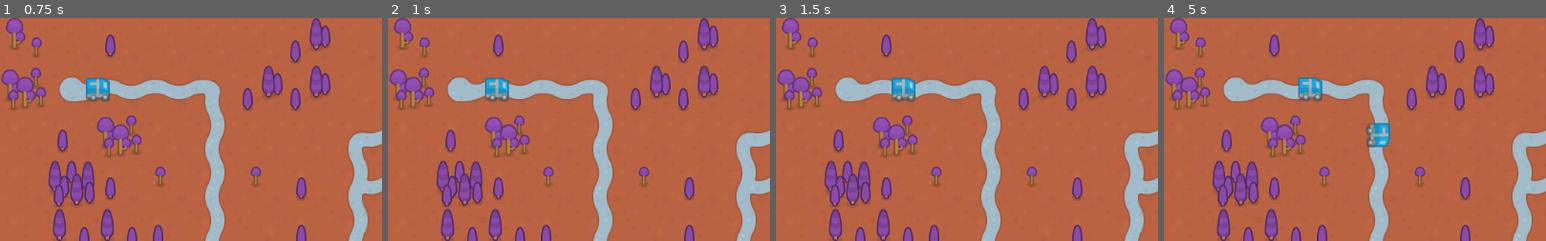
Above: before the commit, frames 1-4 (left to right).
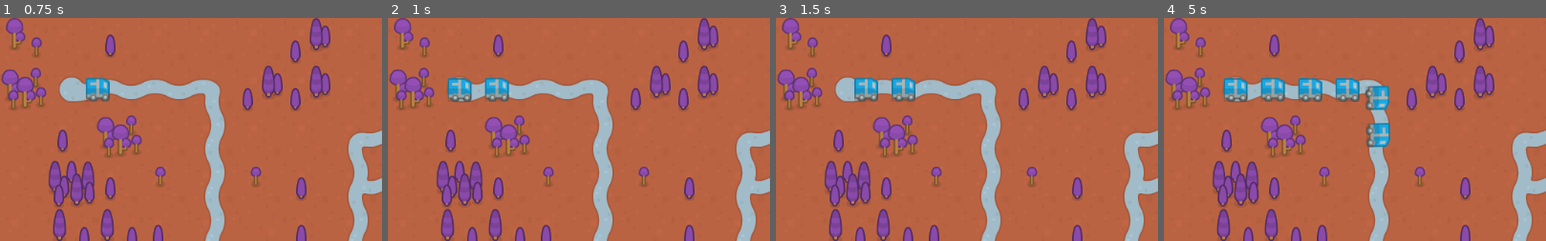
Above: after the commit, the same moments.

Repository: smithmd/GodotTD
Game: Godot game, scene res://Main.tscn
Same seed, same stepped clock (60 frames per second), same inputs: the game is played once before the commit and once after it.
Inputs:
- Up to frame 1 (0.75 s): tap Enter at 0.5 s
- Up to frame 2 (1 s): no input
- Up to frame 3 (1.5 s): no input
- Up to frame 4 (5 s): no input
The pictures show only the part of the screen within x 0-50%, y 0-50%; the shares and areas given below are measured in that part.

Frame 1 is identical in both runs. In frame 2, 0.6% of the frame differs, in the area x 15-22%, y 26-38%; in frame 3, 0.6%; in frame 4, 2.6%, in the area x 15-59%, y 26-42%.

Commit message:
Decks sorta work
...sorta

Diff:
--- a/Card.tscn
+++ b/Card.tscn
@@ -2,6 +2,6 @@
 
 [ext_resource path="res://Card.gd" type="Script" id=1]
 
-[node name="Card" type="Node2D"]
+[node name="Card" type="Node2D" index="0"]
 
 script = ExtResource( 1 )
--- a/Main.gd
+++ b/Main.gd
@@ -3,16 +3,17 @@
 export (PackedScene) var Enemy
 var enemies = []
 var unit_cards = []
+var card_dictionary = {}
 var enemy_cards = []
 var player_deck = []
 
 func _ready():
-	load_deck()
 	randomize()
 	spawn_enemy()
 	$Spawn.start()
 	load_cards()
-	ground_battle(enemy_cards[0],unit_cards[0])
+	load_deck()
+	ground_battle(enemy_cards[0],player_deck[0])
 	save_deck()
 
 func _on_Enemy_Walk_timeout():
@@ -59,6 +60,7 @@
 		for card in card_data:
 			if card.type == "unit":
 				unit_cards.append(add_unit_card(card))
+				card_dictionary[int(card.number)] = add_unit_card(card)
 			elif card.type == "enemy":
 				enemy_cards.append(add_unit_card(card))
 			else:
@@ -96,18 +98,8 @@
 	deck_file.store_line("[")
 	for card in player_deck:
 		index += 1
-		# Do we just save level and XP? or whole card?
 		var card_info = {
-			"card_name" : card.card_name,
-			"GFX" : card.GFX,
 			"number" : card.number,
-			"type" : card.type,
-			"stat_int" : card.stat_int,
-			"stat_dex" : card.stat_dex,
-			"stat_str" : card.stat_str,
-			"unit_class" : card.unit_class,
-			"primary_stat" : card.primary_stat,
-			"hitpoints" : card.hitpoints,
 			"XP" : card.XP,
 			"level" : card.level
 		}
@@ -119,7 +111,13 @@
 	deck_file.close()
 
 func load_deck():
+	print("Loading deck!")
 	var deck_file = File.new()
 	deck_file.open("deck.json", File.READ_WRITE)
-	player_deck = parse_json(deck_file.get_as_text())
+	var deck = parse_json(deck_file.get_as_text())
+	for card in deck:
+		var this_card = card_dictionary[int(card.number)]
+		this_card.XP = card.XP
+		this_card.level = card.level
+		player_deck.append(this_card)
 	deck_file.close()
--- a/Main.tscn
+++ b/Main.tscn
@@ -8,17 +8,17 @@
 
 bake_interval = 5.0
 _data = {
-"points": PoolVector2Array( 0, 0, 0, 0, -1.32684, 1.32684, 0, 0, 0, 0, 188.411, 0, 0, 0, 0, 0, 195.709, 325.076, 0, 0, 0, 0, 319.105, 316.451, 0, 0, 0, 0, 318.442, 256.08, 0, 0, 0, 0, 383.457, 250.109, 0, 0, 0, 0, 383.457, 68.9957, 0, 0, 0, 0, 575.849, 61.6981, 0, 0, 0, 0, 574.522, 3.31711, 0, 0, 0, 0, 705.879, -4.64394, 0, 0, 0, 0, 701.235, -59.7078, 0, 0, 0, 0, 759.616, -67.6689, 0, 0, 0, 0, 772.221, -0.663422, 0, 0, 0, 0, 829.275, -2.65368 )
+"points": PoolVector2Array( 0, 0, 0, 0, -1.32684, 0, 0, 0, 0, 0, 189.075, 0, 0, 0, 0, 0, 194.382, 322.422, 0, 0, 0, 0, 318.442, 317.778, 0, 0, 0, 0, 319.769, 260.724, 0, 0, 0, 0, 383.457, 248.783, 0, 0, 0, 0, 383.457, 128.04, 0, 0, 0, 0, 632.903, 123.396, 0, 0, 0, 0, 640.201, 185.094, 0, 0, 0, 0, 572.532, 195.046, 0, 0, 0, 0, 577.839, 385.447, 0, 0, 0, 0, 640.864, 380.803, 0, 0, 0, 0, 637.547, 330.383, 0, 0, 0, 0, 701.899, 317.115 )
 }
 
 [sub_resource type="Curve2D" id=2]
 
 bake_interval = 5.0
 _data = {
-"points": PoolVector2Array( 0, 0, 0, 0, -1.32684, 0, 0, 0, 0, 0, 189.075, 0, 0, 0, 0, 0, 194.382, 322.422, 0, 0, 0, 0, 318.442, 317.778, 0, 0, 0, 0, 319.769, 260.724, 0, 0, 0, 0, 383.457, 248.783, 0, 0, 0, 0, 383.457, 128.04, 0, 0, 0, 0, 632.903, 123.396, 0, 0, 0, 0, 640.201, 185.094, 0, 0, 0, 0, 572.532, 195.046, 0, 0, 0, 0, 577.839, 385.447, 0, 0, 0, 0, 640.864, 380.803, 0, 0, 0, 0, 637.547, 330.383, 0, 0, 0, 0, 701.899, 317.115 )
+"points": PoolVector2Array( 0, 0, 0, 0, -1.32684, 1.32684, 0, 0, 0, 0, 188.411, 0, 0, 0, 0, 0, 195.709, 325.076, 0, 0, 0, 0, 319.105, 316.451, 0, 0, 0, 0, 318.442, 256.08, 0, 0, 0, 0, 383.457, 250.109, 0, 0, 0, 0, 383.457, 68.9957, 0, 0, 0, 0, 575.849, 61.6981, 0, 0, 0, 0, 574.522, 3.31711, 0, 0, 0, 0, 705.879, -4.64394, 0, 0, 0, 0, 701.235, -59.7078, 0, 0, 0, 0, 759.616, -67.6689, 0, 0, 0, 0, 772.221, -0.663422, 0, 0, 0, 0, 829.275, -2.65368 )
 }
 
-[node name="Main" type="Node2D" index="0"]
+[node name="Main" type="Node2D"]
 
 script = ExtResource( 1 )
 _sections_unfolded = [ "Transform", "Z Index" ]
@@ -43,19 +43,42 @@
 occluder_light_mask = 1
 format = 1
 tile_data = PoolIntArray( 0, 19, 0, 1, 0, 0, 2, 2, 0, 3, 0, 0, 4, 0, 0, 5, 0, 0, 6, 11, 0, 7, 0, 0, 8, 2, 0, 9, 1, 0, 1 …(2111 unchanged characters)…
-_sections_unfolded = [ "Cell", "Material", "Transform", "Visibility" ]
+_sections_unfolded = [ "Cell", "Transform" ]
 
-[node name="PathNorth" type="Path2D" parent="." index="1"]
+[node name="PathSouth" type="Path2D" parent="." index="1"]
+
+self_modulate = Color( 0.5, 0.6, 1, 0.7 )
+position = Vector2( 97.2104, 96.8508 )
+curve = SubResource( 1 )
+
+[node name="PathFollow" type="PathFollow2D" parent="PathSouth" index="0"]
+
+position = Vector2( -1.32684, 0 )
+offset = 0.0
+h_offset = 0.0
+v_offset = 0.0
+rotate = true
+cubic_interp = true
+loop = true
+lookahead = 4.0
+
+[node name="PathNorth" type="Path2D" parent="." index="2"]
 
 self_modulate = Color( 0.5, 0.6, 1, 0.7 )
 position = Vector2( 97.2104, 95.5239 )
-curve = SubResource( 1 )
+curve = SubResource( 2 )
 
-[node name="PathSouth" type="Path2D" parent="." index="2"]
+[node name="PathFollow" type="PathFollow2D" parent="PathNorth" index="0"]
 
-self_modulate = Color( 0.5, 0.6, 1, 0.7 )
-position = Vector2( 97.2104, 96.8508 )
-curve = SubResource( 2 )
+position = Vector2( -1.32684, 1.32684 )
+rotation = -0.00699288
+offset = 0.0
+h_offset = 0.0
+v_offset = 0.0
+rotate = true
+cubic_interp = true
+loop = true
+lookahead = 4.0
 
 [node name="Enemy_Walk" type="Timer" parent="." index="3"]
 
@@ -68,7 +91,7 @@
 [node name="Spawn" type="Timer" parent="." index="4"]
 
 process_mode = 1
-wait_time = 3.0
+wait_time = 1.0
 one_shot = false
 autostart = false
 
--- a/deck.json
+++ b/deck.json
@@ -1,5 +1,6 @@
 [
-{"GFX":"card.file","XP":10,"card_name":"Robyn Good","hitpoints":100,"level":1,"number":0,"primary_stat":"DEX","stat_dex":10,"stat_int":5,"stat_str":5,"type":"unit","unit_class":"Archer"},
-{"GFX":"card.file","XP":0,"card_name":"Apollo Greed","hitpoints":100,"level":1,"number":1,"primary_stat":"STR","stat_dex":5,"stat_int":5,"stat_str":10,"type":"unit","unit_class":"Fighter"},
-{"GFX":"card.file","XP":0,"card_name":"Harry Otter","hitpoints":100,"level":1,"number":2,"primary_stat":"INT","stat_dex":5,"stat_int":10,"stat_str":5,"type":"unit","unit_class":"Wizard"}
+{"XP":20,"level":0,"number":0},
+{"XP":20,"level":0,"number":0},
+{"XP":0,"level":0,"number":1},
+{"XP":0,"level":0,"number":2}
 ]
